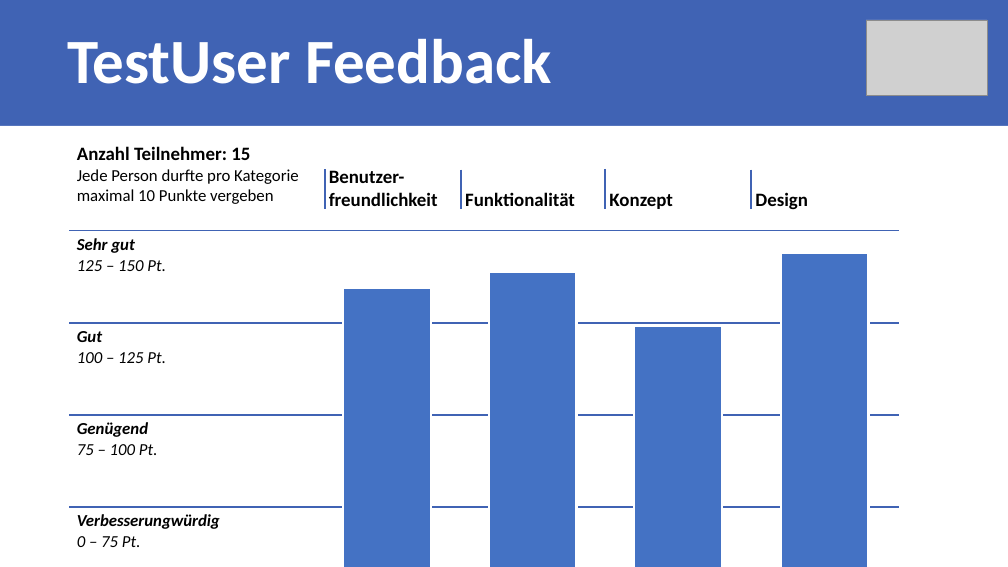
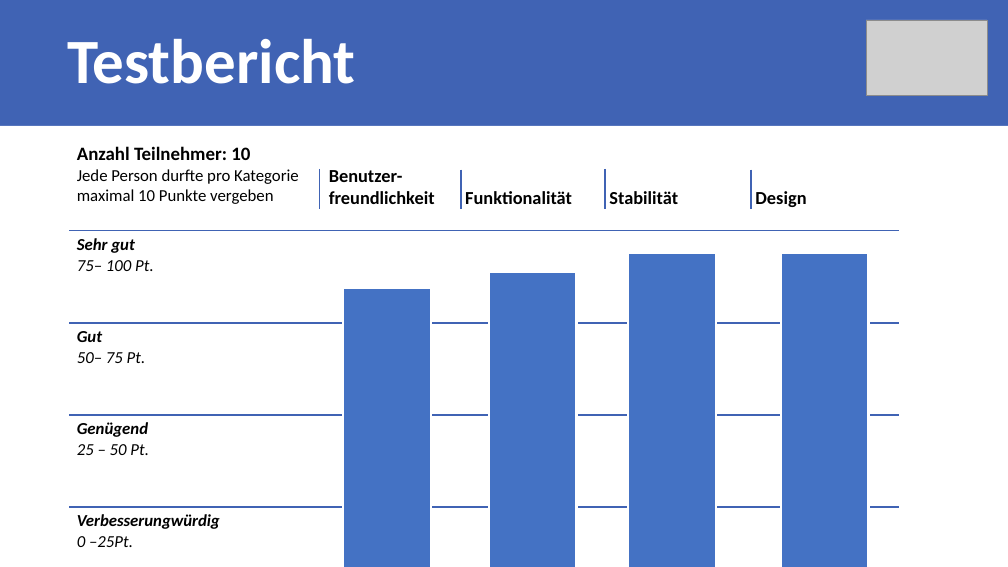
Before and after one commit to Rinc11/FOS, a slide deck: slide 5 of documents/00_Sitzungen/Milestone_4/Meilenstein4.pptx (slide 1 before the commit). Drawn at 1008x567 pixels with LibreOffice and Linux fonts; fonts in the diff are those of the drawing; grey boxes stand for pictures. Boxes give left, top, right and bottom in pixels: in the first picture for what was removed or moved away, otherwise in the second. Text is boxed around its words. In the diff, an @@ line names an element or a change of style, - is before the commit and + after.

Commit message:
Upload Präsentation

```diff
--- a/documents/00_Sitzungen/Milestone_4/Meilenstein4.pptx
+++ b/documents/00_Sitzungen/Milestone_4/Meilenstein4.pptx
@@ text at (x1=67, y1=39, x2=355, y2=84): text changed @@
-TestUser Feedback
+Testbericht
@@ table at (x1=70, y1=138, x2=899, y2=567) @@
-row 1, column 1: Anzahl Teilnehmer: 15 Jede Person durfte pro Kategorie maximal 10 Punkte vergeben
+row 1, column 1: Anzahl Teilnehmer: 10 Jede Person durfte pro Kategorie maximal 10 Punkte vergeben
-row 1, column 4: Konzept
+row 1, column 4: Stabilität
-row 2, column 1: Sehr gut 125 – 150 Pt.
+row 2, column 1: Sehr gut 75– 100 Pt.
-row 3, column 1: Gut 100 – 125 Pt.
+row 3, column 1: Gut 50– 75 Pt.
-row 4, column 1: Genügend / 75 – 100 Pt.
+row 4, column 1: Genügend / 25 – 50 Pt.
-row 5, column 1: Verbesserungwürdig 0 – 75 Pt.
+row 5, column 1: Verbesserungwürdig 0 –25Pt.
@@ size 18 to 17.5 pt in "Benutzer-freundlichkeit", "Funktionalität", "Design" @@
@@ line moved from (325, 169) - (325, 209) to (319, 169) - (319, 209) @@
@@ rectangle resized from (x1=634, y1=326, x2=722, y2=567) to (x1=628, y1=253, x2=716, y2=567) @@
```
Also in this commit, not shown: 4 other slides changed, 2 slides added, 2 slides removed.
